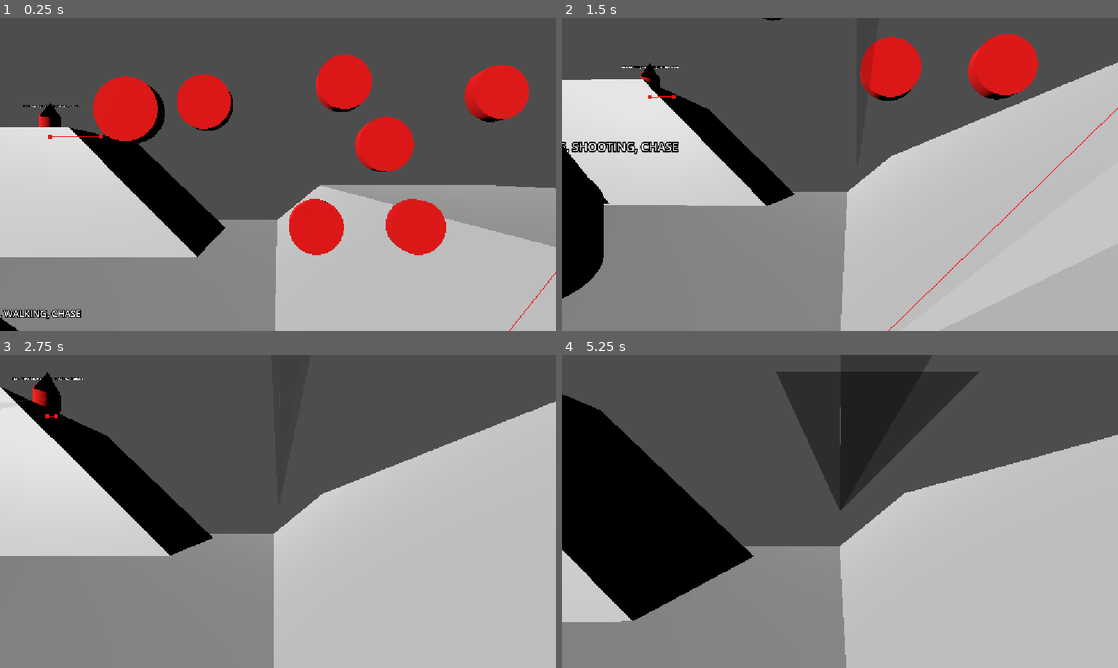
Above: before the commit, frames 1-4 (two rows, left to right).
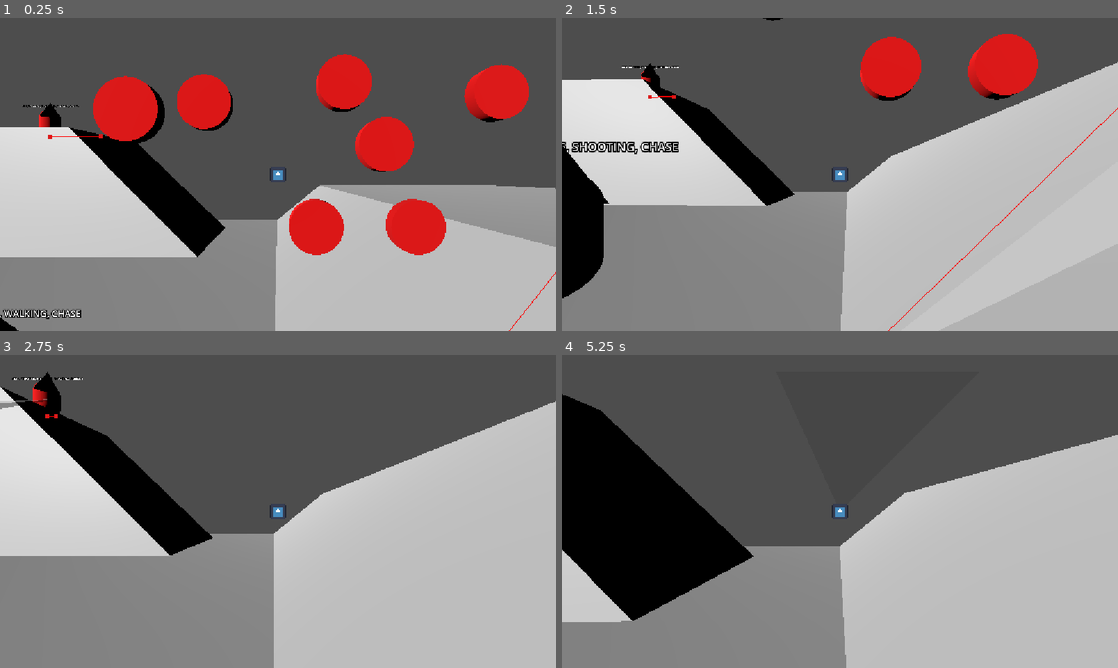
Above: after the commit, the same moments.

Repository: flowerFawn/unnamed-narrative-fps
Game: Godot game, scene res://prototyping/prototype world.tscn
Two runs of this game, one before a commit and one after it. Both use one fixed random seed, a clock stepped at 60 frames per second and the inputs below. The engine's default icon, where the game draws it, is replaced by a stand-in: a white triangle on a blue panel in a dark square.
Inputs (mouse positions are in pixels of both pictures, inside the frame that each line leads up to):
- Up to frame 1 (0.25 s): no input
- Up to frame 2 (1.5 s): move the mouse to (867, 174) at 0.52 s; press the mouse at (867, 174) at 0.53 s; hold W (Move Forward) from 0.53 s (still down); tap Space (Jump) at 0.77 s; move the mouse to (812, 174) at 1.27 s; release the mouse at (812, 174) at 1.28 s; tap Shift (Sprint) at 1.35 s
- Up to frame 3 (2.75 s): keep holding W (Move Forward); tap Space (Jump) at 1.52 s; move the mouse to (289, 505) at 2.02 s; press the mouse at (289, 505) at 2.03 s
- Up to frame 4 (5.25 s): keep holding W (Move Forward); move the mouse to (834, 517) at 2.77 s; release the mouse at (834, 517) at 2.78 s; tap Shift (Sprint) at 2.85, 4.35 s; tap Space (Jump) at 3.02, 3.77, 4.52 s; move the mouse to (878, 514) at 3.52 s; press the mouse at (878, 514) at 3.53 s; move the mouse to (795, 508) at 4.27 s; release the mouse at (795, 508) at 4.28 s; move the mouse to (845, 511) at 5.02 s; press the mouse at (845, 511) at 5.03 s

The runs differ from the first frame. In frame 1, less than 0.1% of the frame differs, in the area x 48-52%, y 47-53%; in frame 2, 0.3%; in frame 3, 0.2%; in frame 4, 8.3%, in the area x 38-75%, y 5-53%.

Commit message:
trails can fade for a different time depending on weapon
decals are also now set in weapon info

Diff:
--- a/ui/hud/hud.tscn
+++ b/ui/hud/hud.tscn
@@ -14,7 +14,6 @@
 mouse_filter = 2
 
 [node name="Crosshair" type="TextureRect" parent="Hud" unique_id=1266657256]
-visible = false
 layout_mode = 1
 anchors_preset = 8
 anchor_left = 0.5
--- a/weapons/resources/Auto Rifle.tres
+++ b/weapons/resources/Auto Rifle.tres
@@ -1,6 +1,7 @@
 [gd_resource type="Resource" script_class="WeaponInfo" format=3 uid="uid://d1a18glwpd3sp"]
 
 [ext_resource type="Script" uid="uid://spf2elj4s0kt" path="res://weapons/weapon_info.gd" id="1_0sw3u"]
+[ext_resource type="PackedScene" uid="uid://b8art13p6snog" path="res://weapons/decal.tscn" id="2_8paoe"]
 
 [resource]
 script = ExtResource("1_0sw3u")
@@ -12,5 +13,7 @@
 desired_shooting_distance = 7.0
 maximum_comfortable_shooting_distance = 9.0
 minimum_comfortable_shooting_distance = 2.0
+visual_effect_time = 0.1
+weapon_decal = ExtResource("2_8paoe")
 weapon_type = 1
 metadata/_custom_type_script = "uid://spf2elj4s0kt"
--- a/weapons/resources/Pistol.tres
+++ b/weapons/resources/Pistol.tres
@@ -1,6 +1,22 @@
 [gd_resource type="Resource" script_class="WeaponInfo" format=3 uid="uid://4jr44hepu3pe"]
 
 [ext_resource type="Script" uid="uid://spf2elj4s0kt" path="res://weapons/weapon_info.gd" id="1_i2rap"]
+[ext_resource type="Texture2D" uid="uid://cum1m08rrsemk" path="res://assets/gunshot_decal.png" id="2_d777n"]
+
+[sub_resource type="PackedScene" id="PackedScene_r18ln"]
+_bundled = {
+"conn_count": 0,
+"conns": PackedInt32Array(),
+"editable_instances": [],
+"id_paths": [],
+"names": PackedStringArray("Decal", "Decal", "size", "texture_albedo", "distance_fade_enabled"),
+"node_count": 1,
+"node_ids": PackedInt32Array(26858741),
+"node_paths": [],
+"nodes": PackedInt32Array(-1, -1, 1, 0, -1, 3, 2, 0, 3, 1, 4, 2, 0),
+"variants": [Vector3(0.1, 0.1, 0.1), ExtResource("2_d777n"), true],
+"version": 3
+}
 
 [resource]
 script = ExtResource("1_i2rap")
@@ -12,5 +28,7 @@
 desired_shooting_distance = 5.0
 maximum_comfortable_shooting_distance = 6.0
 minimum_comfortable_shooting_distance = 2.0
+visual_effect_time = 0.4
+weapon_decal = SubResource("PackedScene_r18ln")
 weapon_type = 1
 metadata/_custom_type_script = "uid://spf2elj4s0kt"
--- a/weapons/resources/Sniper.tres
+++ b/weapons/resources/Sniper.tres
@@ -1,6 +1,7 @@
 [gd_resource type="Resource" script_class="WeaponInfo" format=3 uid="uid://dfvb1oqrqcqxy"]
 
 [ext_resource type="Script" uid="uid://spf2elj4s0kt" path="res://weapons/weapon_info.gd" id="1_bwww8"]
+[ext_resource type="PackedScene" uid="uid://b8art13p6snog" path="res://weapons/decal.tscn" id="2_jmshy"]
 
 [resource]
 script = ExtResource("1_bwww8")
@@ -11,5 +12,7 @@
 desired_shooting_distance = 40.0
 maximum_comfortable_shooting_distance = 50.0
 minimum_comfortable_shooting_distance = 30.0
+visual_effect_time = 2.5
+weapon_decal = ExtResource("2_jmshy")
 weapon_type = 1
 metadata/_custom_type_script = "uid://spf2elj4s0kt"
--- a/weapons/resources/Wrench.tres
+++ b/weapons/resources/Wrench.tres
@@ -1,6 +1,7 @@
 [gd_resource type="Resource" script_class="WeaponInfo" format=3 uid="uid://hivwbexs808b"]
 
 [ext_resource type="Script" uid="uid://spf2elj4s0kt" path="res://weapons/weapon_info.gd" id="1_1mpf3"]
+[ext_resource type="PackedScene" uid="uid://b8art13p6snog" path="res://weapons/decal.tscn" id="2_daqhq"]
 
 [resource]
 script = ExtResource("1_1mpf3")
@@ -9,4 +10,5 @@
 cooldown = 1.0
 range = 0.3
 maximum_comfortable_shooting_distance = 0.2
+weapon_decal = ExtResource("2_daqhq")
 metadata/_custom_type_script = "uid://spf2elj4s0kt"
--- a/weapons/scripts/gun.gd
+++ b/weapons/scripts/gun.gd
@@ -1,7 +1,7 @@
 extends Weapon
 class_name WeaponGun
 
-var bullet_decal:PackedScene = load("uid://b8art13p6snog")
+
 var bullet_trail_mesh:BoxMesh
 
 func setup() -> void:
@@ -23,7 +23,7 @@
 		var target:PhysicsBody3D = ray.get_collider()
 		attempt_hit(target)
 		if not target.is_in_group(&"hitable"):
-			_decal_visual(ray.get_collision_point(), bullet_decal)
+			_decal_visual(ray.get_collision_point(), weapon_info.weapon_decal)
 	#ray.queue_free()
 
 func _shot_visuals() -> void:
@@ -35,6 +35,6 @@
 	trail_instance.global_position = global_position
 	trail_instance.global_basis = global_basis
 	trail_instance.global_position += -global_basis.z.normalized() * weapon_info.range / 2
-	trail_tween.tween_property(trail_instance.mesh.material, "albedo_color", Color(1, 1, 1, 0), 0.5)
+	trail_tween.tween_property(trail_instance.mesh.material, "albedo_color", Color(1, 1, 1, 0), weapon_info.visual_effect_time)
 	await trail_tween.finished
 	trail_instance.queue_free()
--- a/weapons/weapon_info.gd
+++ b/weapons/weapon_info.gd
@@ -7,6 +7,8 @@
 	GUN,
 }
 
+
+@export_group("Details")
 
 ##Name of the weapon
 @export var name:String
@@ -35,6 +37,12 @@
 ##repositioning (if the player comes this close, they will walk away)
 @export var minimum_comfortable_shooting_distance:float
 
+@export_group("Visuals")
+##How long a visual effect created by this weapon will last eg.  bullet trails (seconds)
+@export var visual_effect_time:float
+##What decal the weapon will create if needed (as a packed scene)
+@export var weapon_decal:PackedScene
+
 
 ##Technical parts of the weapon
 @export_group("Technical")
